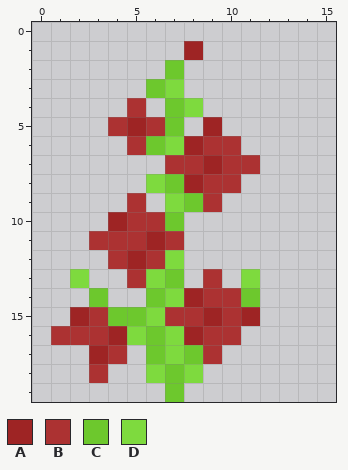
Two versions of one pixel-art sprite, assets/sprites/icons/Gladiolus.png. This is how it looked before the edit.
The file is 64x80 pixels, drawn in blocks of 4x4; one block is one cell here.
Palette (. is transparent): A #9e2424  B #ac3232  C #6dc82d  D #7eda3e
Pixels before, first column x 1:
 1 .......A...
 2 ......C....
 3 .....CD....
 4 ....B.CD...
 5 ...BABC.A..
 6 ....BCDABB.
 7 ......BBABB
 8 .....DCABB.
 9 ....B.DCB..
10 ...ABBC....
11 ..BBBAB....
12 ...BABD....
13 .D..BDC.B.D
14 ..C..CDABBC
15 .ABCCDBBABA
16 BBBADCDABB.
17 ..AB.CDCB..
18 ..B..DCD...
19 ......C....
Once edited:
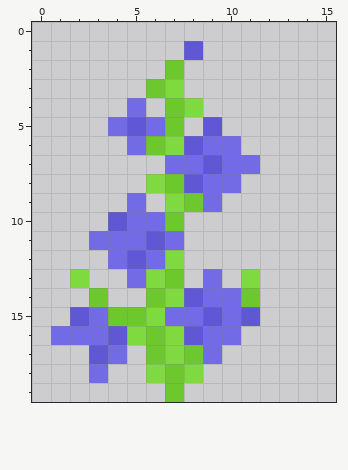
Diff:
colour A: #9e2424 -> #6057d4
colour B: #ac3232 -> #736ae6
